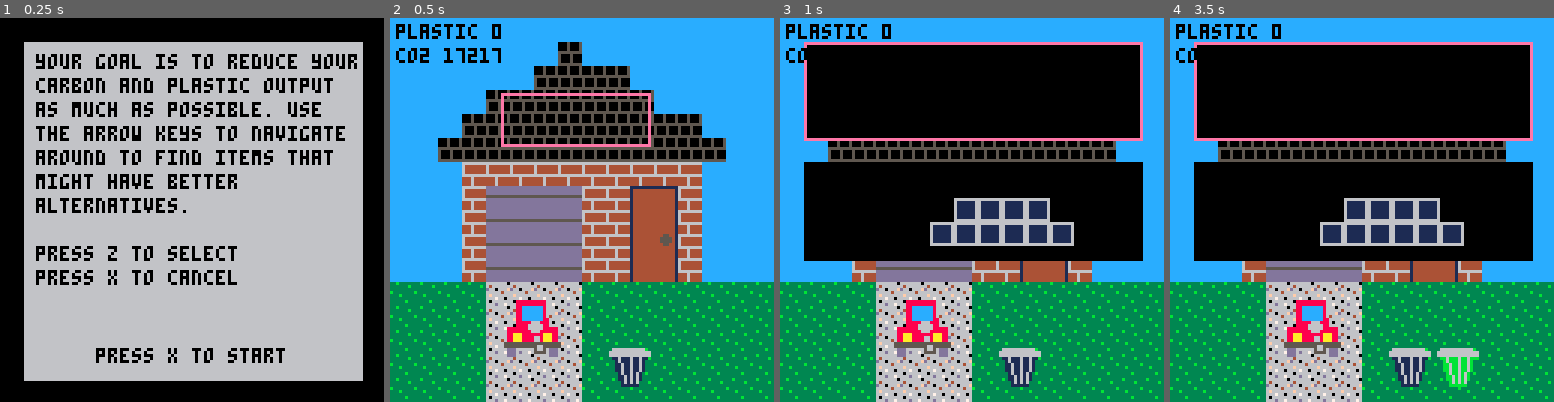
Above: before the commit, frames 1-4 (left to right).
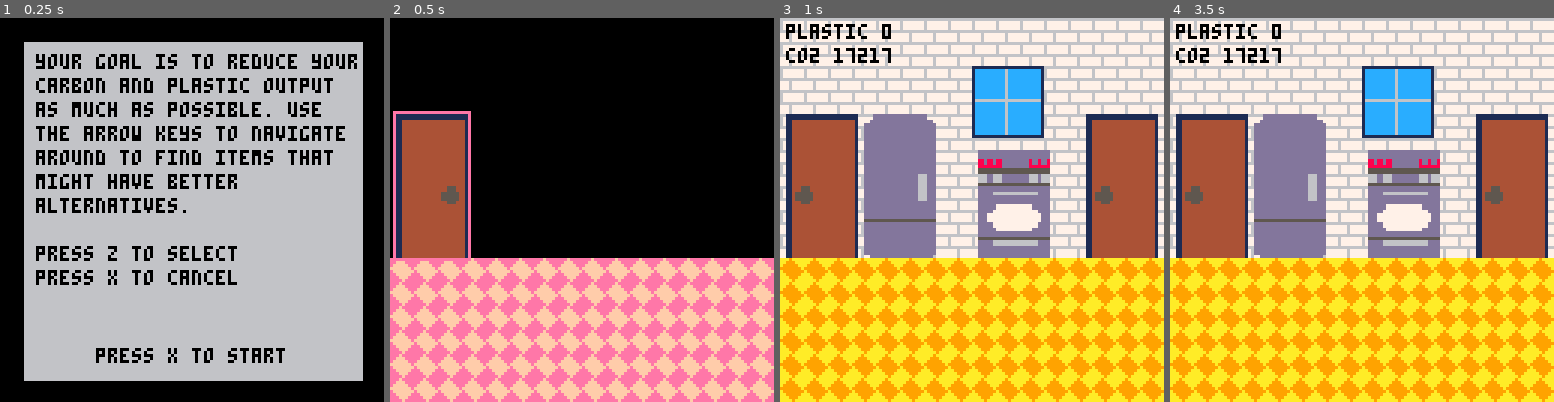
Above: after the commit, the same moments.

Repository: EmilyRagan/senior-project
Game: PICO-8 cartridge carts/home.p8
The game is run twice, just before and just after one commit, with the same random seed, the same clock (stepped at 60 frames per second) and the same inputs.
Inputs:
- Up to frame 1 (0.25 s): no input
- Up to frame 2 (0.5 s): tap X (X key) at 0.33 s
- Up to frame 3 (1 s): tap O (Z key) at 0.7 s
- Up to frame 4 (3.5 s): tap X (X key) at 1.07, 1.85, 2.97 s; hold Right 1.6-2.1 s; tap O (Z key) every 0.4 s from 1.7 to 3.3 s; hold Up 2.15-2.42 s; hold Right 2.47-3.03 s; hold Left from 3.08 s (still down)

Frame 1 is identical in both runs. In frame 2, 92% of the frame differs, in the area x 0-100%, y 0-100%; in frame 3, 99%; in frame 4, 99%.

Commit message:
create bathroom scene with navigation via door

Diff:
--- a/carts/home.p8
+++ b/carts/home.p8
@@ -189,20 +189,54 @@
         sprite_start = 72,
         sprite_height = 4,
         sprite_width = 2,
+        x = 28,
+        y = 32,
+        multiplier = 1.5
+      }
+    }
+  },
+  {
+    -- door
+    current = 1,
+    options = {
+      {
+        sprite_start = 70,
+        sprite_height = 4,
+        sprite_width = 2,
+        x = 2,
+        y = 32,
+        multiplier = 1.5,
+        flip_x = true
+      }
+    }
+  },
+}
+
+bathroom_items = {
+  {
+    -- door
+    current = 1,
+    options = {
+      {
+        sprite_start = 70,
+        sprite_height = 4,
+        sprite_width = 2,
         x = 2,
         y = 32,
         multiplier = 1.5
       }
     }
-  }
+  },
 }
 
 -- link the scene transition items
+outdoor_items[2]['navigate'] = kitchen_items
 kitchen_items[1]['navigate'] = outdoor_items
-outdoor_items[2]['navigate'] = kitchen_items
+kitchen_items[4]['navigate'] = bathroom_items
+bathroom_items[1]['navigate'] = kitchen_items
 
 -- current state of game
-current_scene = outdoor_items
+current_scene = bathroom_items
 current_index = 1
 current_item = current_scene[current_index]
 
@@ -219,6 +253,9 @@
     elseif (current_scene == kitchen_items)
     then
       updateKitchen()
+    elseif (current_scene == bathroom_items)
+    then
+      updateBathroom()
     end
 
     -- logic for navigating around the items in the scene
@@ -286,6 +323,9 @@
   elseif (current_scene == kitchen_items)
   then
     drawKitchen()
+  elseif (current_scene == bathroom_items)
+  then
+    drawBathroom()
   end
 
   -- flash highlight on and off
@@ -385,6 +425,14 @@
 function drawKitchen()
   map(16, 0, 0, 0, 16, 16)
   for key, value in ipairs(kitchen_items)
+  do
+    drawSprite(value.options[value.current])
+  end
+end
+
+function drawBathroom()
+  map(32, 0, 0, 0, 16, 16)
+  for key, value in ipairs(bathroom_items)
   do
     drawSprite(value.options[value.current])
   end
@@ -420,6 +468,10 @@
 end
 
 function updateKitchen()
+  _draw()
+end
+
+function updateBathroom()
   _draw()
 end
 
@@ -463,14 +515,14 @@
 000bb999b66aa6b999bb000000088aaa8888888aaa88000000002222211000010010000007ffff70474444441cccccccccc6ccccccccccc10000000000000000
 000bb999b66a66b999bb000000088aaa8888668aaa880000000022210001111100000000070ff070444400001cccccccccc6ccccccccccc10000000000000000
 000bb999b6a666b999bb000000088aaa8888668aaa88000000000100110000010000000000000000000000001cccccccccc6ccccccccccc10000000000000000
-00555555555555555555500000555555555555555555500000000100001100001000000044404440000000001cccccccccc6ccccccccccc10000000000000000
-00555555555555555555500000555555555556655555500000051500000011051500000044404440000000001cccccccccc6ccccccccccc10000000000000000
-000ddd00000000000ddd0000000ddd00000056650ddd000005501055000005111055000005550400000000001cccccccccc6ccccccccccc10000000000000000
-000ddd00000000000ddd0000000ddd00000055550ddd000005001005000005001005000055555400000000001cccccccccc6ccccccccccc10000000000000000
-000ddd00000000000ddd0000000ddd00000000000ddd000005000005000005000005000054505400000000001cccccccccc6ccccccccccc10000000000000000
-00000000000000000000000000000000000000000000000005500055000005500055000004500400000000001cccccccccc6ccccccccccc10000000000000000
-00000000000000000000000000000000000000000000000000055500000000055500000000000000000000001cccccccccc6ccccccccccc10000000000000000
-00000000000000000000000000000000000000000000000000000000000000000000000000000000000000001111111111111111111111110000000000000000
+00555555555555555555500000555555555555555555500000000100001100001000000044404440000000001cccccccccc6ccccccccccc1eeefeeee00000000
+00555555555555555555500000555555555556655555500000051500000011051500000044404440000000001cccccccccc6ccccccccccc1eefffeee00000000
+000ddd00000000000ddd0000000ddd00000056650ddd000005501055000005111055000005550400000000001cccccccccc6ccccccccccc1efffffee00000000
+000ddd00000000000ddd0000000ddd00000055550ddd000005001005000005001005000055555400000000001cccccccccc6ccccccccccc1fffffffe00000000
+000ddd00000000000ddd0000000ddd00000000000ddd000005000005000005000005000054505400000000001cccccccccc6ccccccccccc1efffffff00000000
+00000000000000000000000000000000000000000000000005500055000005500055000004500400000000001cccccccccc6ccccccccccc1eefffffe00000000
+00000000000000000000000000000000000000000000000000055500000000055500000000000000000000001cccccccccc6ccccccccccc1eeefffee00000000
+0000000000000000000000000000000000000000000000000000000000000000000000000000000000000000111111111111111111111111eeeefeee00000000
 000000006666666666666666666666666666666600000000111111111111111100dddddddddddd000000000000000000b0000000000000000000000000000000
 00000000611111166111111661111116611111160000000014444444444444410dddddddddddddd00000000000000000b0000000000000000000000000000000
 0000000061111116611111166111111661111116000000001444444444444441dddddddddddddddd0000000000000000b0000000000000000000000000000000
@@ -699,33 +751,33 @@
 __map__
 020202020202020202020202020202020f0f0f0f0f0f0f0f0f0f0f0f0f0f0f0f404040404040404040404040404040404040404040404040404040404040404040404040404040404040404040404040404040404040404040404040404040404040404040404040400000000000000000000000000000000000000000000000
 020202020202020302020202020202020f0f0f0f0f0f0f0f0f0f0f0f0f0f0f0f404040404040404040404040404040404040404040404040404040404040404040404040404040404040404040404040404040404040404040404040404040404040404040404040400000000000000000000000000000000000000000000000
-020202020202030303030202020202020f0f0f0f0f0f1b1c1d0f0f0f0f0f0f0f404040404040404040404040404040404040404040404040404040404040404040404040404040404040404040404040404040404040404040404040404040404040404040404040400000000000000000000000000000000000000000000000
-020202020303030303030302020202020f0f0f0f0f0f2b2c2d0f0f0f0f0f0f0f404040404040404040404040404040404040404040404040404040404040404040404040404040404040404040404040404040404040404040404040404040404040404040404040400000000000000000000000000000000000000000000000
-020202030303030303030303030202020f0f0f0f0f0f3b3c3d0f0f0f0f0f0f0f404040404040404040404040404040404040404040404040404040404040404040404040404040404040404040404040404040404040404040404040404040404040404040404040400000000000000000000000000000000000000000000000
+020202020202030303030202020202020f0f0f0f0f0f0f0f1b1c1d0f0f0f0f0f404040404040404040404040404040404040404040404040404040404040404040404040404040404040404040404040404040404040404040404040404040404040404040404040400000000000000000000000000000000000000000000000
+020202020303030303030302020202020f0f0f0f0f0f0f0f2b2c2d0f0f0f0f0f404040404040404040404040404040404040404040404040404040404040404040404040404040404040404040404040404040404040404040404040404040404040404040404040400000000000000000000000000000000000000000000000
+020202030303030303030303030202020f0f0f0f0f0f0f0f3b3c3d0f0f0f0f0f404040404040404040404040404040404040404040404040404040404040404040404040404040404040404040404040404040404040404040404040404040404040404040404040400000000000000000000000000000000000000000000000
 020203030303030303030303030302020f0f0f0f0f0f0f0f0f0f0f0f0f0f0f0f404040404040404040404040404040404040404040404040404040404040404040404040404040404040404040404040404040404040404040404040404040404040404040404040400000000000000000000000000000000000000000000000
 020202040404040404040404040202020f0f0f0f0f0f0f0f0f0f0f0f0f0f0f0f404040404040404040404040404040404040404040404040404040404040404040404040404040404040404040404040404040404040404040404040404040404040404040404040400000000000000000000000000000000000000000000000
 020202040505050504040404040202020f0f0f0f0f0f0f0f0f0f0f0f0f0f0f0f404040404040404040404040404040404040404040404040404040404040404040404040404040404040404040404040404040404040404040404040404040404040404040404040400000000000000000000000000000000000000000000000
 020202040505050504040404040202020f0f0f0f0f0f0f0f0f0f0f0f0f0f0f0f404040404040404040404040404040404040404040404040404040404040404040404040404040404040404040404040404040404040404040404040404040404040404040404040400000000000000000000000000000000000000000000000
 020202040505050504040404040202020f0f0f0f0f0f0f0f0f0f0f0f0f0f0f0f404040404040404040404040404040404040404040404040404040404040404040404040404040404040404040404040404040404040404040404040404040404040404040404040400000000000000000000000000000000000000000000000
-020202040505050504040404040202020e0e0e0e0e0e0e0e0e0e0e0e0e0e0e0e404040404040404040404040404040404040404040404040404040404040404040404040404040404040404040404040404040404040404040404040404040404040404040404040400000000000000000000000000000000000000000000000
-010101010606060601010101010101010e0e0e0e0e0e0e0e0e0e0e0e0e0e0e0e404040404040404040404040404040404040404040404040404040404040404040404040404040404040404040404040404040404040404040404040404040404040404040404040400000000000000000000000000000000000000000000000
-010101010606060601010101010101010e0e0e0e0e0e0e0e0e0e0e0e0e0e0e0e404040404040404040404040404040404040404040404040404040404040404040404040404040404040404040404040404040404040404040404040404040404040404040404040400000000000000000000000000000000000000000000000
-010101010606060601010101010101010e0e0e0e0e0e0e0e0e0e0e0e0e0e0e0e404040404040404040404040404040404040404040404040404040404040404040404040404040404040404040404040404040404040404040404040404040404040404040404040400000000000000000000000000000000000000000000000
-010101010606060601010101010101010e0e0e0e0e0e0e0e0e0e0e0e0e0e0e0e404040404040404040404040404040404040404040404040404040404040404040404040404040404040404040404040404040404040404040404040404040404040404040404040400000000000000000000000000000000000000000000000
-010101010606060601010101010101010e0e0e0e0e0e0e0e0e0e0e0e0e0e0e0e404040404040404040404040404040404040404040404040404040404040404040404040404040404040404040404040404040404040404040404040404040404040404040404040400000000000000000000000000000000000000000000000
-0000000000000000000000000000000000000000000000000000000000000000404040404040404040404040404040404040404040404040404040404040404040404040404040404040404040404040404040404040404040404040404040404040404040404040400000000000000000000000000000000000000000000000
-0000000000000000000000000000000000000000000000000000000000000000404040404040404040404040404040404040404040404040404040404040404040404040404040404040404040404040404040404040404040404040404040404040404040404040400000000000000000000000000000000000000000000000
-0000000000000000000000000000000000000000000000000000000000000000404040404040404040404040404040404040404040404040404040404040404040404040404040404040404040404040404040404040404040404040404040404040404040404040400000000000000000000000000000000000000000000000
-0000000000000000000000000000000000000000000000000000000000000000404040404040404040404040404040404040404040404040404040404040404040404040404040404040404040404040404040404040404040404040404040404040404040404040400000000000000000000000000000000000000000000000
-0000000000000000000000000000000000000000000000000000000000000000404040404040404040404040404040404040404040404040404040404040404040404040404040404040404040404040404040404040404040404040404040404040404040404040400000000000000000000000000000000000000000000000
-0000000000000000000000000000000000000000000000000000000000000000404040404040404040404040404040404040404040404040404040404040404040404040404040404040404040404040404040404040404040404040404040404040404040404040400000000000000000000000000000000000000000000000
-0000000000000000000000000000000000000000000000000000000000000000404040404040404040404040404040404040404040404040404040404040404040404040404040404040404040404040404040404040404040404040404040404040404040404040400000000000000000000000000000000000000000000000
-0000000000000000000000000000000000000000000000000000000000000000404040404040404040404040404040404040404040404040404040404040404040404040404040404040404040404040404040404040404040404040404040404040404040404040400000000000000000000000000000000000000000000000
-0000000000000000000000000000000000000000000000000000000000000000404040404040404040404040404040404040404040404040404040404040404040404040404040404040404040404040404040404040404040404040404040404040404040404040400000000000000000000000000000000000000000000000
-0000000000000000000000000000000000000000000000000000000000000000404040404040404040404040404040404040404040404040404040404040404040404040404040404040404040404040404040404040404040404040404040404040404040404040400000000000000000000000000000000000000000000000
-0000000000000000000000000000000000000000000000000000000000000000404040404040404040404040404040404040404040404040404040404040404040404040404040404040404040404040404040404040404040404040404040404040404040404040400000000000000000000000000000000000000000000000
-0000000000000000000000000000000000000000000000000000000000000000404040404040404040404040404040404040404040404040404040404040404040404040404040404040404040404040404040404040404040404040404040404040404040404040400000000000000000000000000000000000000000000000
-0000000000000000000000000000000000000000000000000000000000000000404040404040404040404040404040404040404040404040404040404040404040404040404040404040404040404040404040404040404040404040404040404040404040404040400000000000000000000000000000000000000000000000
-0000000000000000000000000000000000000000000000000000000000000000404040404040404040404040404040404040404040404040404040404040404040404040404040404040404040404040404040404040404040404040404040404040404040404040400000000000000000000000000000000000000000000000
-0000000000000000000000000000000000000000000000000000000000000000404040404040404040404040404040404040404040404040404040404040404040404040404040404040404040404040404040404040404040404040404040404040404040404040400000000000000000000000000000000000000000000000
-0000000000000000000000000000000000000000000000000000000000000000404040404040404040404040404040404040404040404040404040404040404040404040404040404040404040404040404040404040404040404040404040404040404040404040400000000000000000000000000000000000000000000000
+020202040505050504040404040202020e0e0e0e0e0e0e0e0e0e0e0e0e0e0e0e3e3e3e3e3e3e3e3e3e3e3e3e3e3e3e3e4040404040404040404040404040404040404040404040404040404040404040404040404040404040404040404040404040404040404040400000000000000000000000000000000000000000000000
+010101010606060601010101010101010e0e0e0e0e0e0e0e0e0e0e0e0e0e0e0e3e3e3e3e3e3e3e3e3e3e3e3e3e3e3e3e4040404040404040404040404040404040404040404040404040404040404040404040404040404040404040404040404040404040404040400000000000000000000000000000000000000000000000
+010101010606060601010101010101010e0e0e0e0e0e0e0e0e0e0e0e0e0e0e0e3e3e3e3e3e3e3e3e3e3e3e3e3e3e3e3e4040404040404040404040404040404040404040404040404040404040404040404040404040404040404040404040404040404040404040400000000000000000000000000000000000000000000000
+010101010606060601010101010101010e0e0e0e0e0e0e0e0e0e0e0e0e0e0e0e3e3e3e3e3e3e3e3e3e3e3e3e3e3e3e3e4040404040404040404040404040404040404040404040404040404040404040404040404040404040404040404040404040404040404040400000000000000000000000000000000000000000000000
+010101010606060601010101010101010e0e0e0e0e0e0e0e0e0e0e0e0e0e0e0e3e3e3e3e3e3e3e3e3e3e3e3e3e3e3e3e4040404040404040404040404040404040404040404040404040404040404040404040404040404040404040404040404040404040404040400000000000000000000000000000000000000000000000
+010101010606060601010101010101010e0e0e0e0e0e0e0e0e0e0e0e0e0e0e0e3e3e3e3e3e3e3e3e3e3e3e3e3e3e3e3e4040404040404040404040404040404040404040404040404040404040404040404040404040404040404040404040404040404040404040400000000000000000000000000000000000000000000000
+0000000000000000000000000000000000000000000000000000000000000000404040404040404040404040404040404040404040404040404040404040404040404040404040404040404040404040404040404040404040404040404040404040404040404040400000000000000000000000000000000000000000000000
+0000000000000000000000000000000000000000000000000000000000000000404040404040404040404040404040404040404040404040404040404040404040404040404040404040404040404040404040404040404040404040404040404040404040404040400000000000000000000000000000000000000000000000
+0000000000000000000000000000000000000000000000000000000000000000404040404040404040404040404040404040404040404040404040404040404040404040404040404040404040404040404040404040404040404040404040404040404040404040400000000000000000000000000000000000000000000000
+0000000000000000000000000000000000000000000000000000000000000000404040404040404040404040404040404040404040404040404040404040404040404040404040404040404040404040404040404040404040404040404040404040404040404040400000000000000000000000000000000000000000000000
+0000000000000000000000000000000000000000000000000000000000000000404040404040404040404040404040404040404040404040404040404040404040404040404040404040404040404040404040404040404040404040404040404040404040404040400000000000000000000000000000000000000000000000
+0000000000000000000000000000000000000000000000000000000000000000404040404040404040404040404040404040404040404040404040404040404040404040404040404040404040404040404040404040404040404040404040404040404040404040400000000000000000000000000000000000000000000000
+0000000000000000000000000000000000000000000000000000000000000000404040404040404040404040404040404040404040404040404040404040404040404040404040404040404040404040404040404040404040404040404040404040404040404040400000000000000000000000000000000000000000000000
+0000000000000000000000000000000000000000000000000000000000000000404040404040404040404040404040404040404040404040404040404040404040404040404040404040404040404040404040404040404040404040404040404040404040404040400000000000000000000000000000000000000000000000
+0000000000000000000000000000000000000000000000000000000000000000404040404040404040404040404040404040404040404040404040404040404040404040404040404040404040404040404040404040404040404040404040404040404040404040400000000000000000000000000000000000000000000000
+0000000000000000000000000000000000000000000000000000000000000000404040404040404040404040404040404040404040404040404040404040404040404040404040404040404040404040404040404040404040404040404040404040404040404040400000000000000000000000000000000000000000000000
+0000000000000000000000000000000000000000000000000000000000000000404040404040404040404040404040404040404040404040404040404040404040404040404040404040404040404040404040404040404040404040404040404040404040404040400000000000000000000000000000000000000000000000
+0000000000000000000000000000000000000000000000000000000000000000404040404040404040404040404040404040404040404040404040404040404040404040404040404040404040404040404040404040404040404040404040404040404040404040400000000000000000000000000000000000000000000000
+0000000000000000000000000000000000000000000000000000000000000000404040404040404040404040404040404040404040404040404040404040404040404040404040404040404040404040404040404040404040404040404040404040404040404040400000000000000000000000000000000000000000000000
+0000000000000000000000000000000000000000000000000000000000000000404040404040404040404040404040404040404040404040404040404040404040404040404040404040404040404040404040404040404040404040404040404040404040404040400000000000000000000000000000000000000000000000
+0000000000000000000000000000000000000000000000000000000000000000404040404040404040404040404040404040404040404040404040404040404040404040404040404040404040404040404040404040404040404040404040404040404040404040400000000000000000000000000000000000000000000000
+0000000000000000000000000000000000000000000000000000000000000000404040404040404040404040404040404040404040404040404040404040404040404040404040404040404040404040404040404040404040404040404040404040404040404040400000000000000000000000000000000000000000000000
